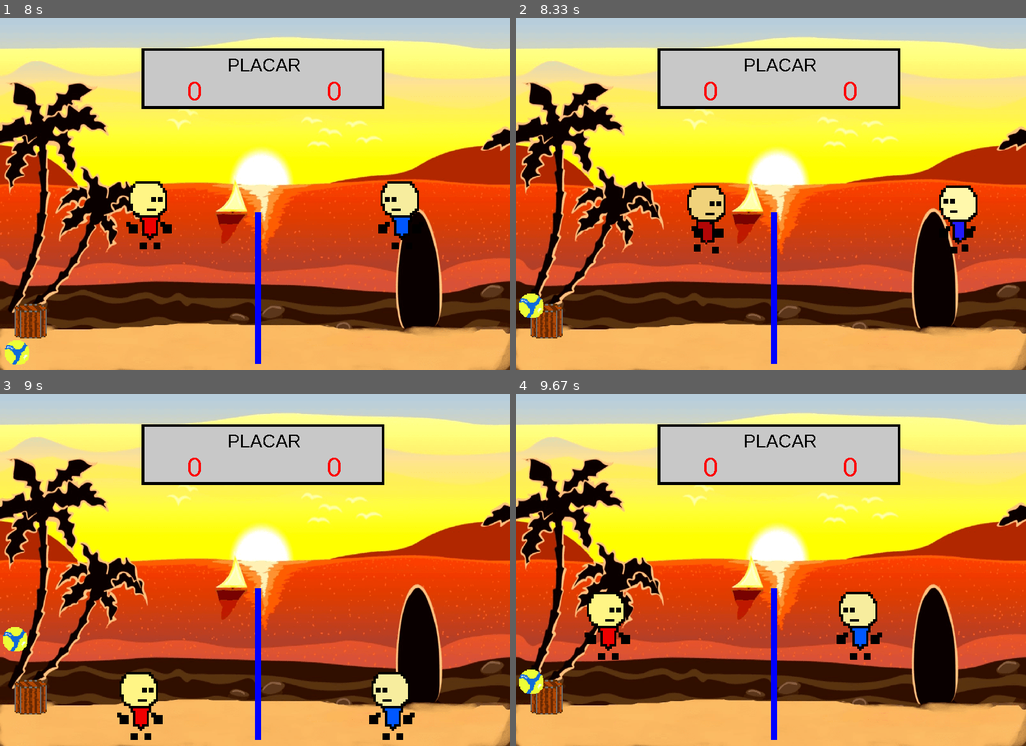
Above: before the commit, frames 1-4 (two rows, left to right).
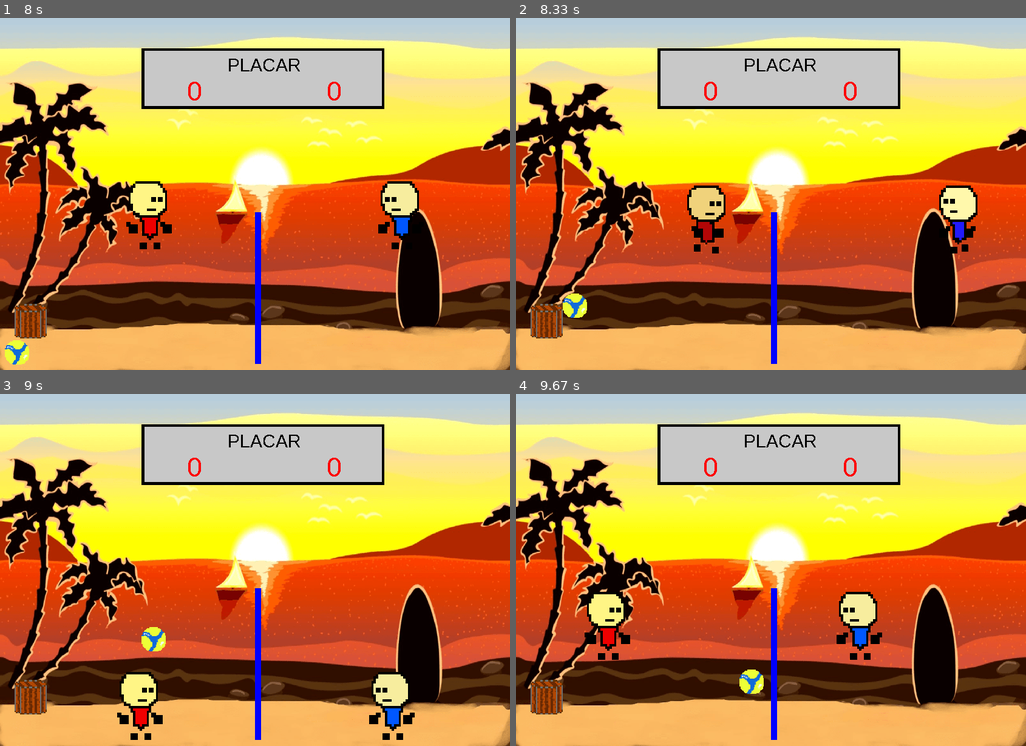
Above: after the commit, the same moments.

Repository: luiskeyd/volei-pygame
Game: pygame game, started from jogo.py
Two runs of this game, one before a commit and one after it. Both use one fixed random seed, a clock stepped at 60 frames per second and the inputs below.
Inputs:
- Up to frame 1 (8 s): tap Space at 0.33 s; hold Left 0.67-1.2 s; hold Left 1.23-1.63 s; hold A 1.23-1.63 s; hold Up 1.67-2.03 s; hold W 1.67-2.03 s; hold Right 2.07-2.7 s; hold D 2.07-2.7 s; hold Left 2.73-3.2 s; hold A 2.73-3.2 s; hold Right 3.23-3.7 s; hold D 3.23-3.7 s; hold Up 3.73-4.03 s; hold W 3.73-4.03 s; hold Right 4.07-4.53 s; hold D 4.07-4.53 s; hold Left 4.57-5.1 s; hold A 4.57-5.1 s; hold Left 5.13-5.53 s; hold A 5.13-5.53 s; hold Up 5.57-5.93 s; hold W 5.57-5.93 s; hold Right 5.97-6.6 s; hold D 5.97-6.6 s; hold Left 6.63-7.1 s; hold A 6.63-7.1 s; hold Right 7.13-7.6 s; hold D 7.13-7.6 s; hold Up 7.63-7.93 s; hold W 7.63-7.93 s; hold Right from 7.97 s (still down); hold D from 7.97 s (still down)
- Up to frame 2 (8.33 s): keep holding Right; keep holding D
- Up to frame 3 (9 s): release Right at 8.43 s; release D at 8.43 s; hold Left from 8.47 s (still down); hold A from 8.47 s (still down)
- Up to frame 4 (9.67 s): release Left at 9 s; release A at 9 s; hold Left 9.03-9.43 s; hold A 9.03-9.43 s; hold Up from 9.47 s (still down); hold W from 9.47 s (still down)

Frame 1 is identical in both runs. In frame 2, 0.5% of the frame differs, in the area x 0-14%, y 78-86%; in frame 3, 0.5%; in frame 4, 0.5%.

Commit message:
ajeitei o problema da bola grudando

Diff:
--- a/sist_bola.py
+++ b/sist_bola.py
@@ -29,7 +29,7 @@
         # Aplicando a colisão nas bordas da tela
         if self.rect.left <= 0:   # se o lado direito ou o lado esquerdo da bola chegar na borda
             self.rect.left = 5
-            self.vel_x = -abs(self.vel_x)
+            self.vel_x = abs(self.vel_x)
         if self.rect.right >= constantes.LARGURA:
             self.rect.right = constantes.LARGURA
             self.vel_x = -abs(self.vel_x)
